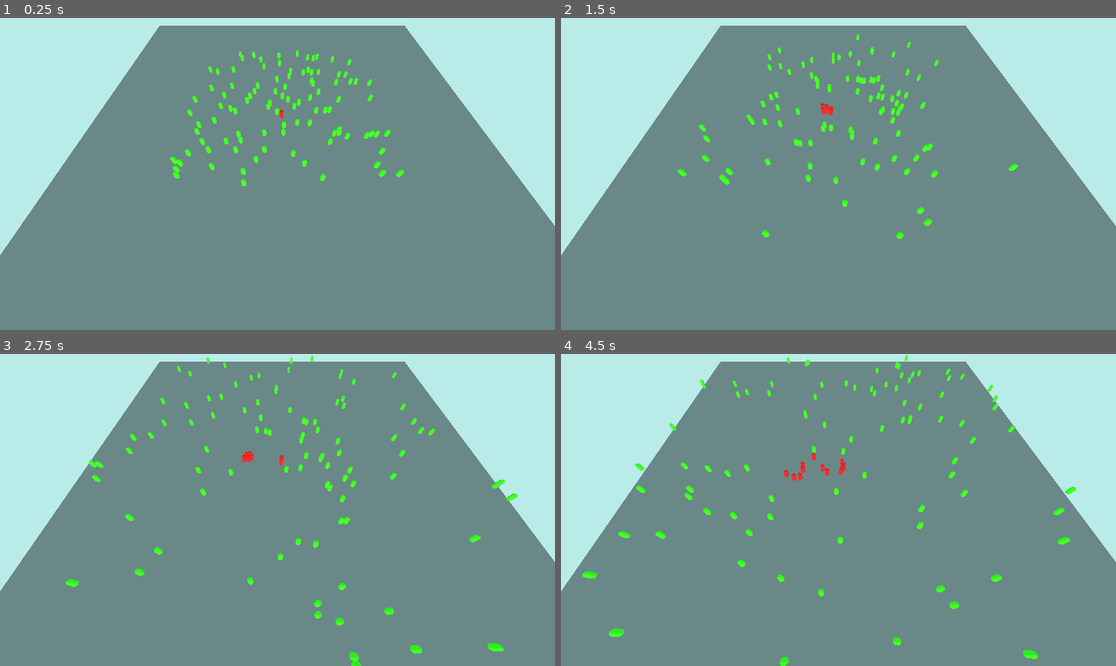
Above: before the commit, frames 1-4 (two rows, left to right).
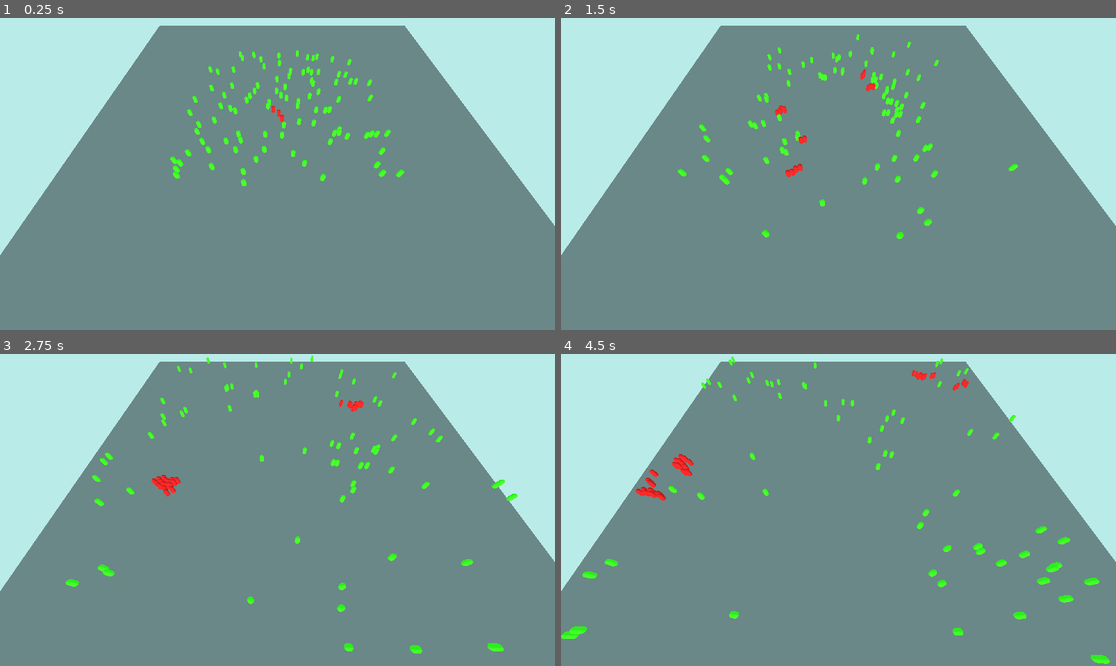
Above: after the commit, the same moments.

Repository: valentin56740/JeuDuLoup
Game: Godot game, scene res://env.tscn
The game is run twice, just before and just after one commit, with the same random seed, the same clock (stepped at 60 frames per second) and the same inputs.
Inputs:
- Up to frame 1 (0.25 s): no input
- Up to frame 2 (1.5 s): no input
- Up to frame 3 (2.75 s): no input
- Up to frame 4 (4.5 s): no input

The runs differ from the first frame. In frame 1, 0.2% of the frame differs, in the area x 44-58%, y 22-39%; in frame 2, 1.3%; in frame 3, 2.2%; in frame 4, 3.2%, in the area x 0-99%, y 0-100%.

Commit message:
Systeme Peur

Diff:
--- a/loup.gd
+++ b/loup.gd
@@ -1,7 +1,7 @@
 extends RigidBody3D
 
 @export var force = 25  # Force appliquée pour déplacer le loup
-@export var vitesse = 5.0  # Vitesse de déplacement du loup
+@export var vitesse = 15  # Vitesse de déplacement du loup
 @export var sx: int = 100  # Taille de la zone sur l'axe X
 @export var sz: int = 100  # Taille de la zone sur l'axe Z
 @export var chase_radius = 20.0  # Rayon de détection pour la chasse
--- a/mouton.gd
+++ b/mouton.gd
@@ -3,6 +3,7 @@
 @export var speed: float = 20
 @export var direction_change_interval: float = 2.0 # toutes les 2 sec environ
 @export var scene_loup: PackedScene  # Référence à la scène du loup
+@export var flee_radius: float = 10.0  # rayon de détection pour fuite
 
 var move_dir: Vector3 = Vector3.ZERO
 var timer: float = 0.0
@@ -10,23 +11,44 @@
 var sx: float = 100
 var sz: float = 100
 
+var loup_proche: Node = null
+
 func _ready():
-	connect("body_entered", Callable(self, "_on_body_entered"))
+	# Connecte les signaux de la zone de détection si tu utilises une Area3D
+	# Sinon tu peux gérer la détection dans _process en cherchant les loups proches
+	pass
 
 func _process(delta: float) -> void:
-	# décrémente le timer
-	timer -= delta
+	# Recherche du loup le plus proche dans le rayon flee_radius
+	var loups = get_tree().get_nodes_in_group("Loup")
+	var loup_detecte: Node = null
+	var distance_min = flee_radius
 
-	if timer <= 0.0:
-		# choisit une nouvelle direction aléatoire
-		var angle = randf() * TAU  # angle aléatoire [0..2π]
-		move_dir = Vector3(cos(angle), 0, sin(angle)).normalized() # Vecteur directionnel du mouton
-		timer = direction_change_interval
+	for loup in loups:
+		var dist = global_position.distance_to(loup.global_position)
+		if dist < distance_min:
+			distance_min = dist
+			loup_detecte = loup
+
+	# Si un loup est détecté proche => fuite
+	if loup_detecte:
+		var dir_fuite = (global_position - loup_detecte.global_position).normalized()
+		move_dir = dir_fuite
+		timer = direction_change_interval  # reset timer pour ne pas override la fuite
+	else:
+		# décrémente le timer
+		timer -= delta
+
+		if timer <= 0.0:
+			# choisit une nouvelle direction aléatoire
+			var angle = randf() * TAU  # angle aléatoire [0..2π]
+			move_dir = Vector3(cos(angle), 0, sin(angle)).normalized() # Vecteur directionnel du mouton
+			timer = direction_change_interval
 
 	# applique une force dans la direction choisie
 	apply_central_force(move_dir * speed)
 
-	# Gestion des bords de la zone
+	# Gestion des bords de la zone (wrap)
 	if position.x > sx / 2:
 		position.x = -sx / 2
 	elif position.x < -sx / 2:
@@ -47,7 +69,6 @@
 		var loup = scene_loup.instantiate()
 		loup.global_position = global_position
 		get_parent().add_child(loup)
-		# Ajoute le loup au groupe "Loup" (au cas où ce n’est pas fait dans la scène loup)
 		if not loup.is_in_group("Loup"):
 			loup.add_to_group("Loup")
-		queue_free()  # Supprime le mouton
+		queue_free()
